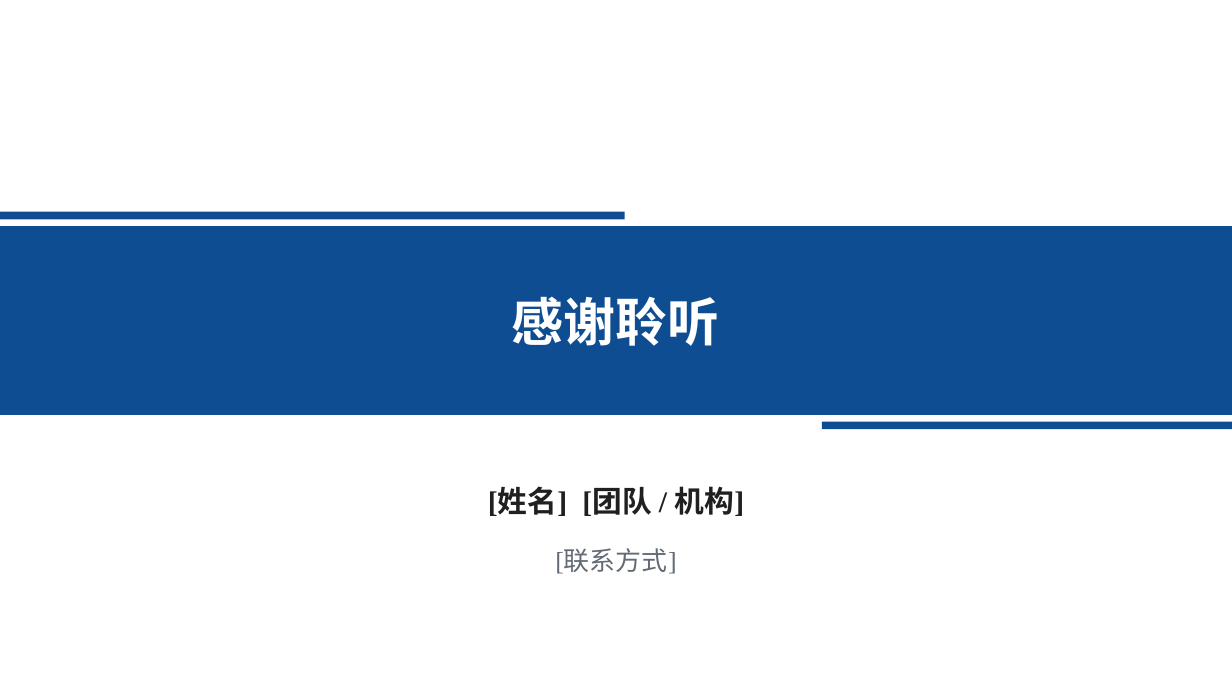
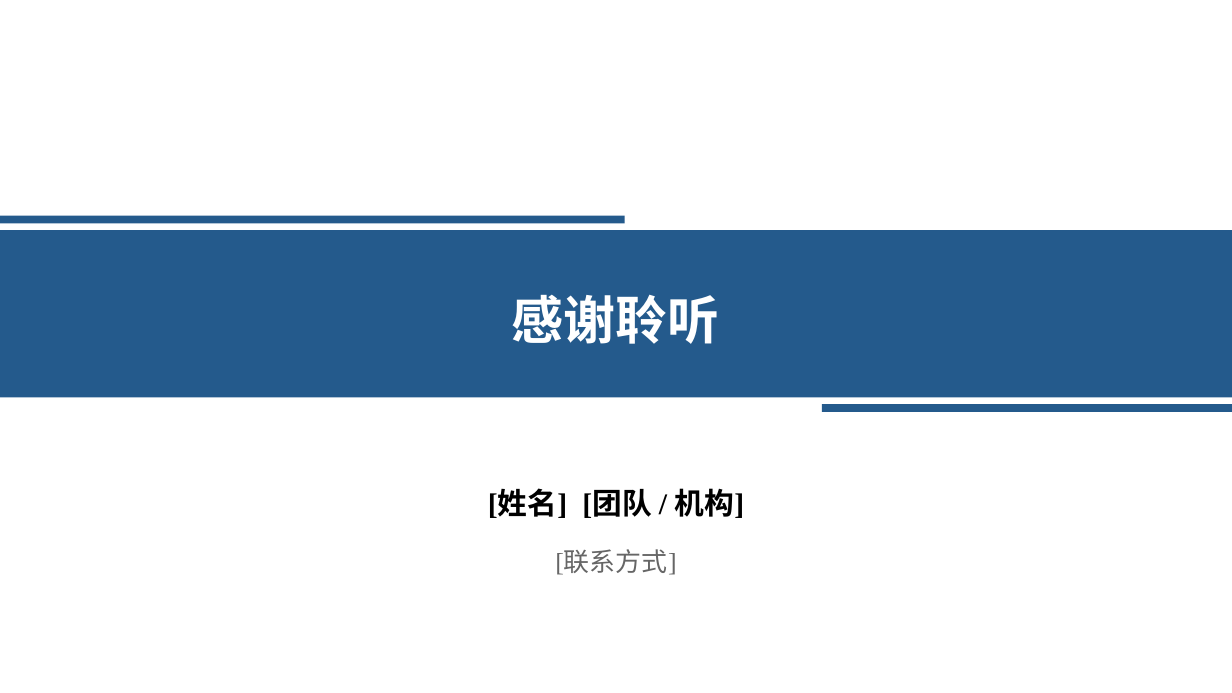
Before and after one commit to Starxy/skills, a slide deck: slide 16 of skills/ppt-craft/assets/academic-blue-template.pptx. Drawn at 1232x693 pixels with LibreOffice and Linux fonts; fonts in the diff are those of the drawing. Boxes give left, top, right and bottom in pixels: in the first picture for what was removed or moved away, otherwise in the second. Text is boxed around its words. In the diff, an @@ line names an element or a change of style, - is before the commit and + after.

```diff
--- a/skills/ppt-craft/assets/academic-blue-template.pptx
+++ b/skills/ppt-craft/assets/academic-blue-template.pptx
@@ rectangle: place and size @@
-rectangle at (0, 212, 625, 219)
+rectangle at (0, 215, 625, 223)
@@ rectangle: place and size @@
-rectangle at (0, 226, 1232, 415)
+rectangle at (0, 230, 1232, 397)
@@ text "感谢聆听" at (512, 295, 720, 344): line spacing 1 to 1.15 @@
@@ fill #0F4D92 to #245A8C in 3 elements at (0, 215, 625, 223), (0, 230, 1232, 397), (823, 405, 1232, 412) @@
@@ rectangle: place and size @@
-rectangle at (823, 421, 1232, 429)
+rectangle at (823, 405, 1232, 412)
@@ text "[姓名] [团队 / 机构]" at (488, 488, 745, 518): text colour #202020 to #000000; line spacing 1 to 1.15; vertical alignment middle to top @@
@@ text "[联系方式]" at (555, 550, 676, 575): text colour #626B75 to #666666; line spacing 1 to 1.15; vertical alignment middle to top @@
```
Also in this commit, not shown: 14 other slides changed, 1 slide added, 1 slide removed, 5 other files.
